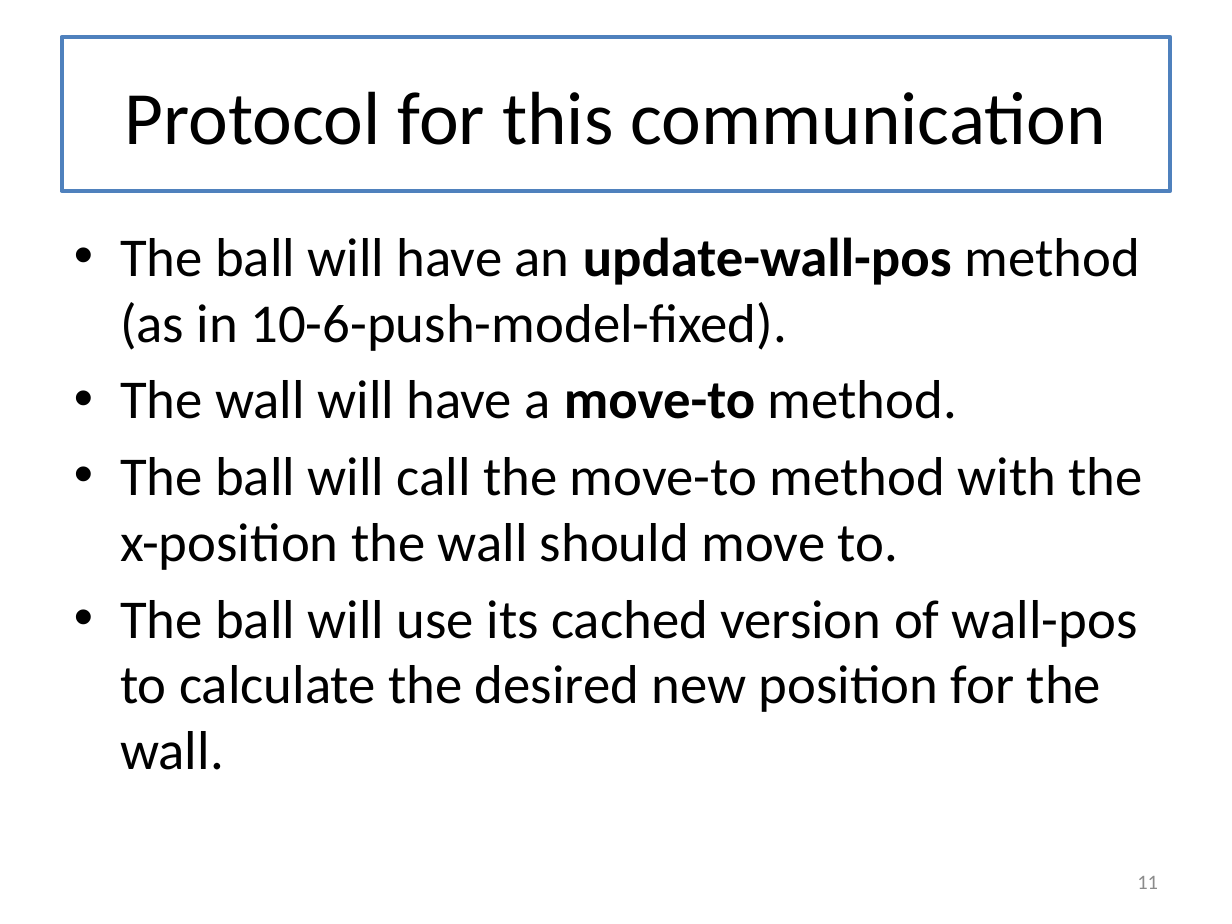
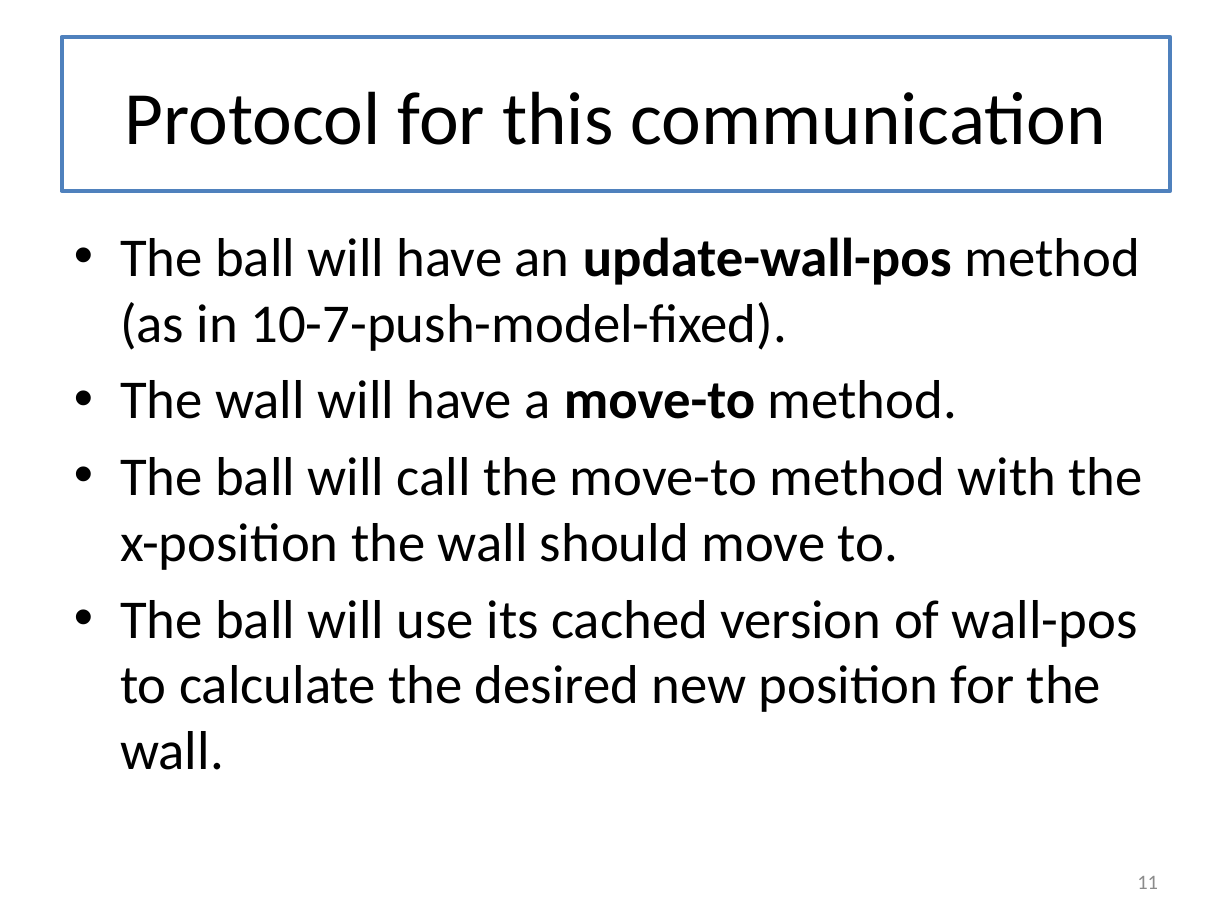
Before and after one commit to mwand/cs5010f16, a slide deck: slide 11 of Slides/Lesson 10.8 Callbacks and Interacting Objects.pptx. Drawn at 1232x924 pixels with LibreOffice and Linux fonts; fonts in the diff are those of the drawing. Boxes give left, top, right and bottom in pixels: in the first picture for what was removed or moved away, otherwise in the second. Text is boxed around its words. In the diff, an @@ line names an element or a change of style, - is before the commit and + after.

```diff
--- a/Slides/Lesson 10.8 Callbacks and Interacting Objects.pptx
+++ b/Slides/Lesson 10.8 Callbacks and Interacting Objects.pptx
@@ text at [120, 237, 1140, 351]: text changed @@
-• The ball will have an update-wall-pos method (as in 10-6-push-model-fixed).
+• The ball will have an update-wall-pos method (as in 10-7-push-model-fixed).
```
Also in this commit, not shown: 8 other slides changed, 8 other files.
